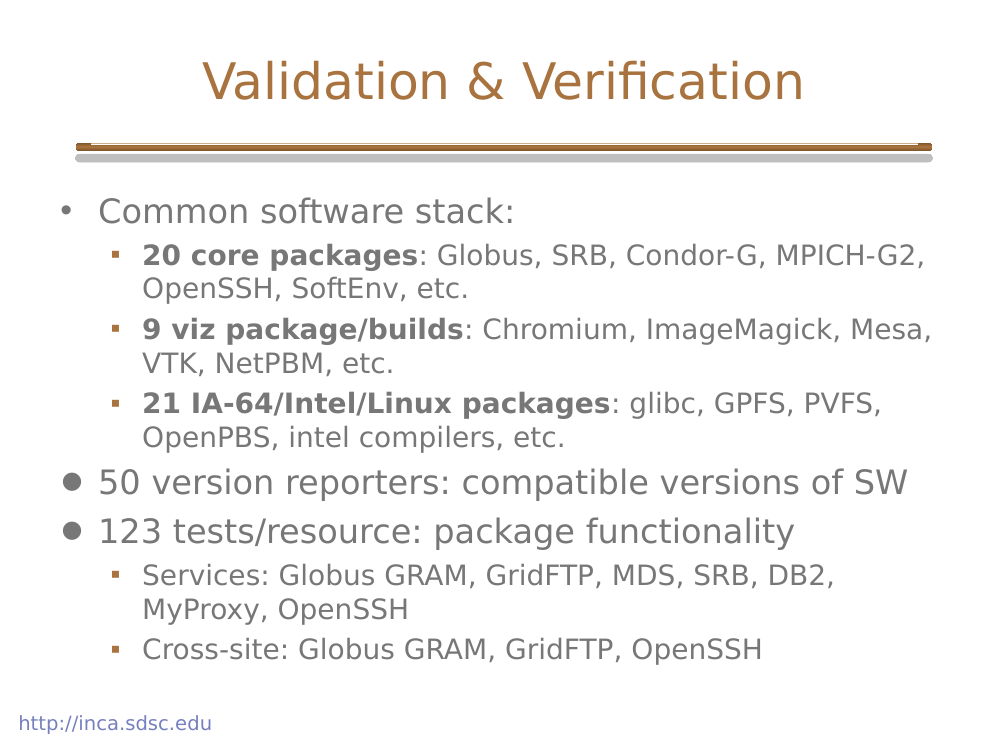
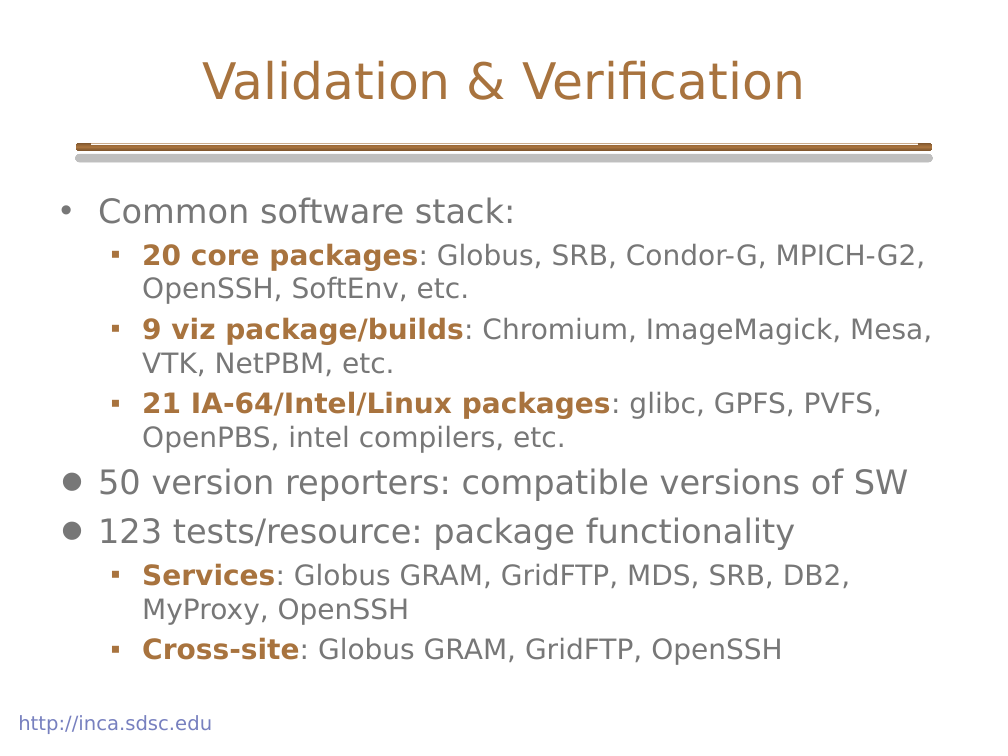
Before and after one commit to IncaProject/inca-xsede, a slide deck: slide 12 of talks/inca_GPW_06-2005.ppt. Drawn at 1008x756 pixels with LibreOffice and Linux fonts; fonts in the diff are those of the drawing; background and template pictures are left out. Boxes give left, top, right and bottom in pixels: in the first picture for what was removed or moved away, otherwise in the second. Text is boxed around its words. In the diff, an @@ line names an element or a change of style, - is before the commit and + after.

```diff
--- a/talks/inca_GPW_06-2005.ppt
+++ b/talks/inca_GPW_06-2005.ppt
@@ text at box(142, 243, 932, 665): text colour #777777 to #A8733E in "20 core packages:", "9 viz package/builds:", "21 IA-64/Intel/Linux packages:", "Services:" and 1 more places; bold on in "Services:", "Cross-site:" @@
```
Also in this commit, not shown: 5 other slides changed, 2 slides removed.
